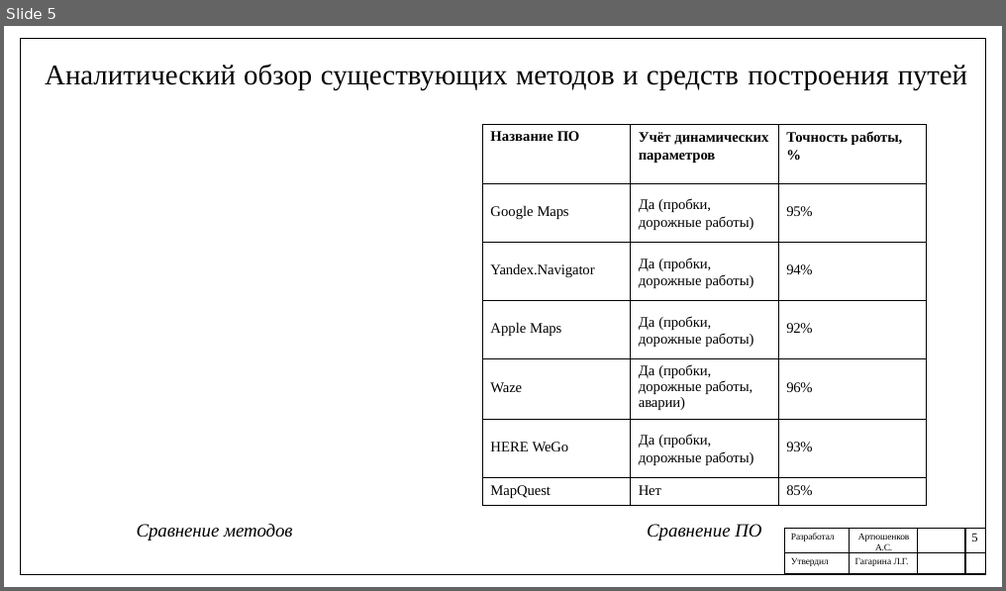
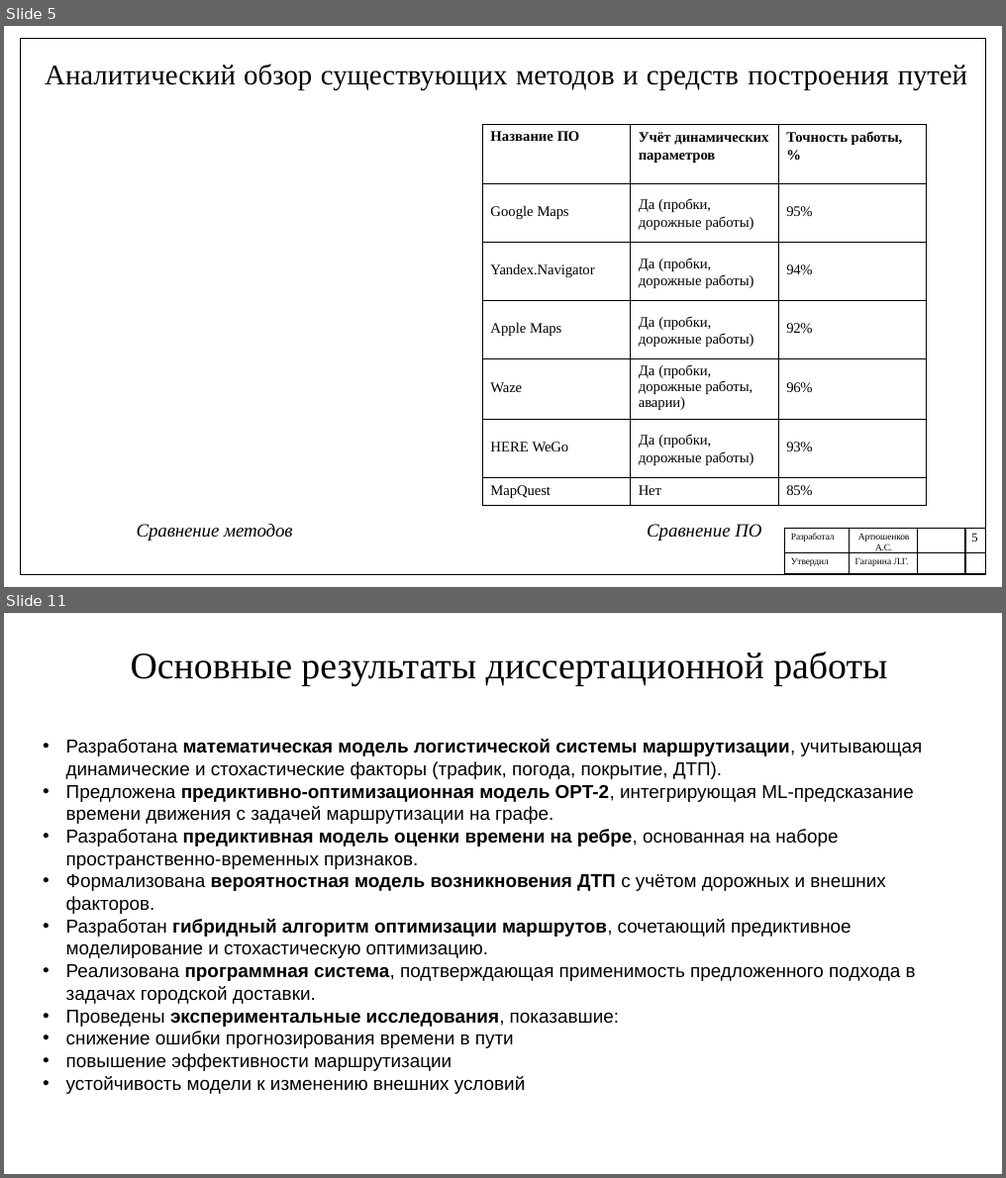
Before and after one commit to DARXXI/RoadSense, a slide deck: маг2.pptx. Shown one above the other, each under a label of ours: slide 5 before the commit, slides 5 and 11 after it; the slides between them are not shown. The pictures are 1006x591 and 1006x1178 pixels, drawn with LibreOffice and Linux fonts; fonts in the diff are those of the drawing; background and template pictures are left out. Boxes give left, top, right and bottom in pixels: in the first picture for what was removed or moved away, otherwise in the second. Text is boxed around its words. In the diff, an @@ line names an element or a change of style, - is before the commit and + after.

```diff
--- a/маг2.pptx
+++ b/маг2.pptx
@@ slide 11 added at bbox=[4, 613, 1002, 1174], background #FFFFFF @@
@@ text added at bbox=[131, 652, 887, 686], 36 pt, text #000000 @@
+Основные результаты диссертационной работы
@@ text added at bbox=[66, 739, 923, 1094], 18 pt, text #000000 @@
+  • Разработана математическая модель логистической системы маршрутизации, учитывающая динамические и стохастические факторы (трафик, погода, покрытие, ДТП).
+  • Предложена предиктивно-оптимизационная модель OPT-2, интегрирующая ML-предсказание времени движения с задачей маршрутизации на графе.
+  • Разработана предиктивная модель оценки времени на ребре, основанная на наборе пространственно-временных признаков.
+  • Формализована вероятностная модель возникновения ДТП с учётом дорожных и внешних факторов.
+  • Разработан гибридный алгоритм оптимизации маршрутов, сочетающий предиктивное моделирование и стохастическую оптимизацию.
+  • Реализована программная система, подтверждающая применимость предложенного подхода в задачах городской доставки.
+  • Проведены экспериментальные исследования, показавшие:
+  • снижение ошибки прогнозирования времени в пути
+  • повышение эффективности маршрутизации
+  • устойчивость модели к изменению внешних условий
```
Also in this commit, not shown: 3 slides changed, 7 other slides added, 2 slides removed, 16 other files.
